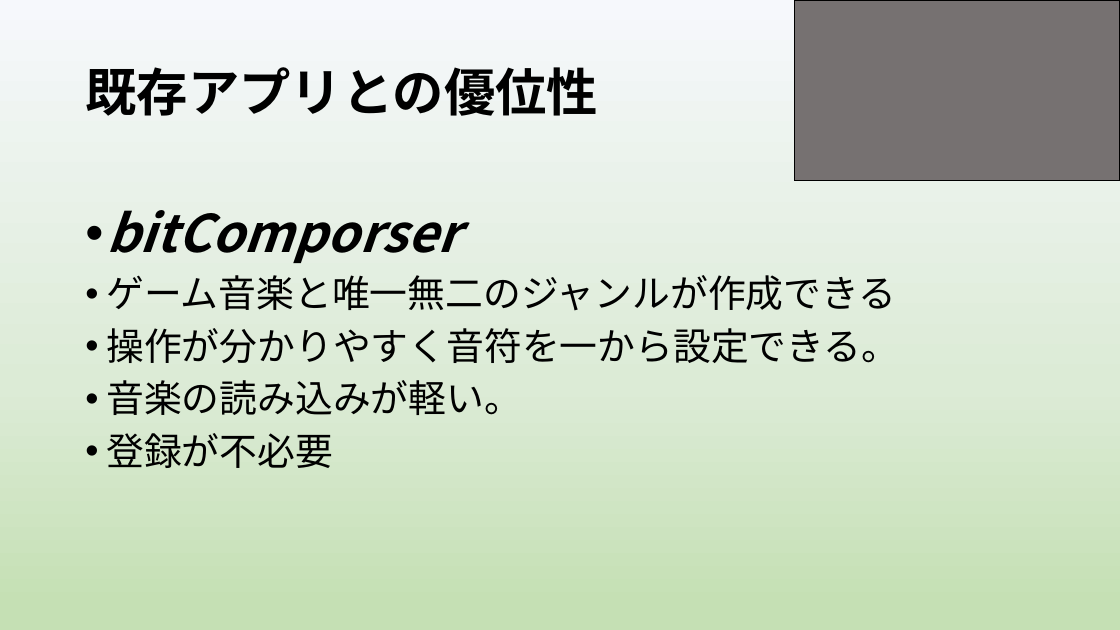
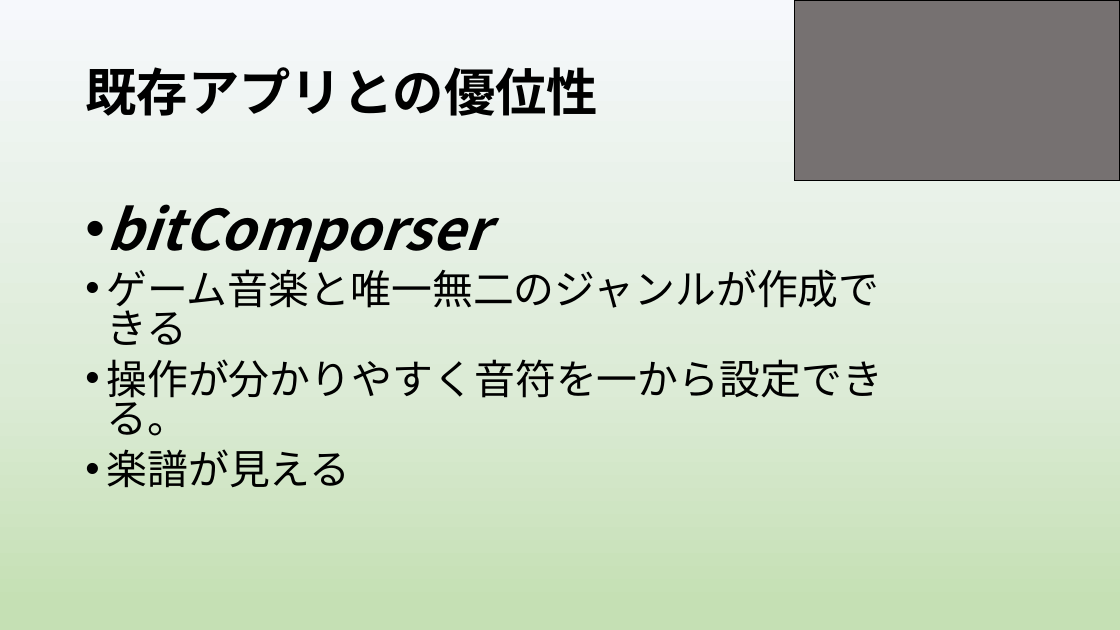
Before and after one commit to yoshitake266/bitComposer_prj, a slide deck: slide 15 of presentation/graduation/bit Composer3 .pptx (slide 14 before the commit). Drawn at 1120x630 pixels with LibreOffice and Linux fonts; fonts in the diff are those of the drawing. Boxes give left, top, right and bottom in pixels: in the first picture for what was removed or moved away, otherwise in the second. Text is boxed around its words. In the diff, an @@ line names an element or a change of style, - is before the commit and + after.

```diff
--- a/presentation/graduation/bit Composer3 .pptx
+++ b/presentation/graduation/bit Composer3 .pptx
@@ text at (106,204,883,436): size 44.4 to 48 pt in "bitComporser"; size 32.4 to 35 pt in "ゲーム音楽と唯一無二のジャンルが作成できる", "操作が分かりやすく音符を一から設定できる。"; line spacing 0.9 to 0.8 @@
@@ text at (106,449,350,488): text changed; size 32.4 to 35 pt @@
-• 音楽の読み込みが軽い。
-• 登録が不必要
+• 楽譜が見える
```
Also in this commit, not shown: 7 other slides changed, 3 slides added, 6 slides removed.
